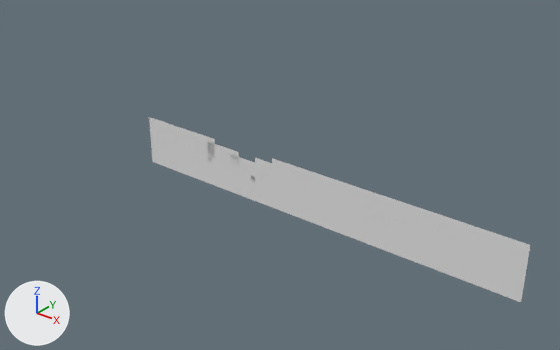
The OBJ model UnityProject/Assets/Tiled2Unity/Meshes/dev.obj, before and after one commit.
Rendered twice from a camera (50 mm lens) standing at (513.0, -1564.0, 829.0) and looking at (-804.0, 82.0, -191.0). Arrows for +X, +Y and +Z are at lower left; the lights stay in place. Where no turn or scale is listed for an object, it has been applied to the vertices.

Names of what the first picture shows: 'dev'.
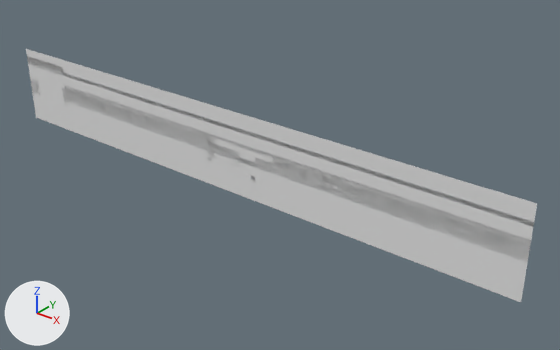
Where the change shows, as pixel boxes (x1, y1, x2, y2) in the pictures (560 x 350 px):
'dev', reshaped (34% wider, 37% taller)
    before: (149, 117, 530, 302)
    after: (26, 49, 537, 302)
part 1 of me_dev, added
    after: (26, 49, 537, 262)

The change, as a diff of the scene's bpy script:
```diff
--- a/UnityProject/Assets/Tiled2Unity/Meshes/dev.obj.py
+++ b/UnityProject/Assets/Tiled2Unity/Meshes/dev.obj.py
@@ me_dev @@
 # used by ob_dev; location = (0.0, 0.0, 0.0)
-me_dev.from_pydata(...)  # 598 vertices, 502 faces; spans x -1280.0..0.0, y 0.0, z -256.0..-96.0
+me_dev.from_pydata(...)  # 1631 vertices, 1210 faces; spans x -1920.0..0.0, y 0.0, z -256.0..12.0
+# me_dev part 1: 1033 vertices added at x -1920.0..0.0, y 0.0, z -256.0..12.0
```
